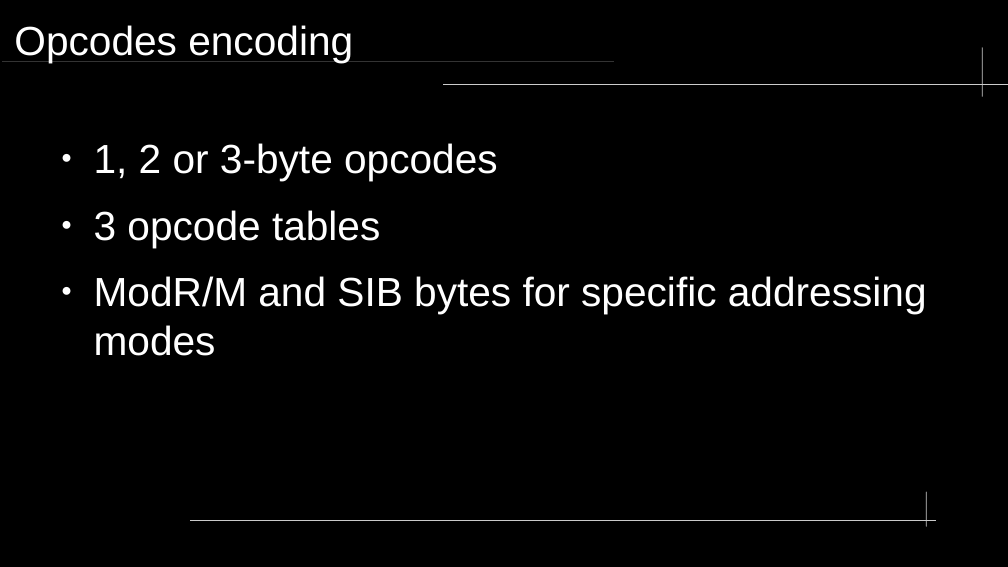
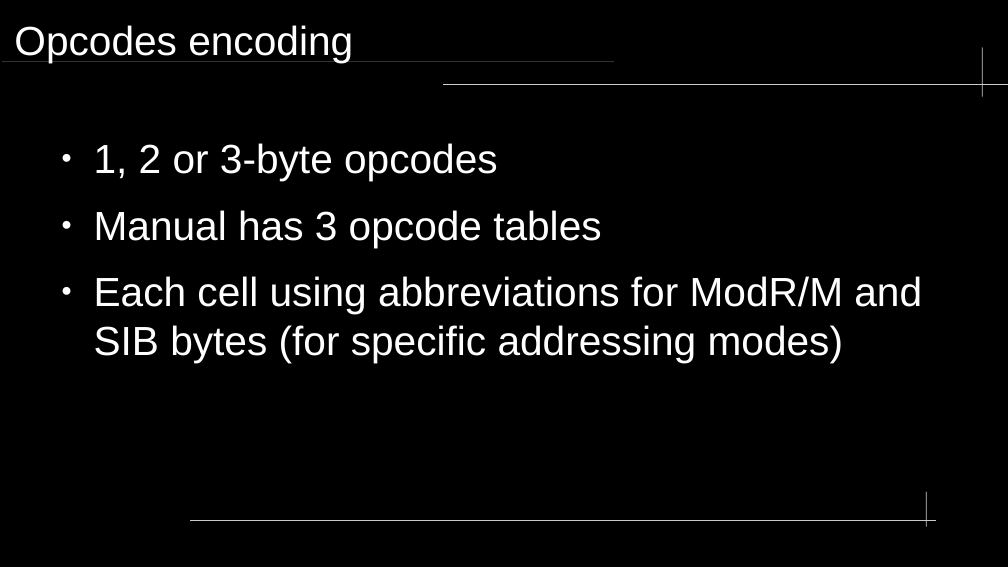
Before and after one commit to valkheim/transasm, a slide deck: slide 5 of slides/slides.odp (slide 4 before the commit). Drawn at 1008x567 pixels with LibreOffice and Linux fonts; fonts in the diff are those of the drawing. Boxes give left, top, right and bottom in pixels: in the first picture for what was removed or moved away, otherwise in the second. Text is boxed around its words. In the diff, an @@ line names an element or a change of style, - is before the commit and + after.

```diff
--- a/slides/slides.odp
+++ b/slides/slides.odp
@@ text at box(94, 210, 922, 363): text changed @@
-● 3 opcode tables
-● ModR/M and SIB bytes for specific addressing modes
+● Manual has 3 opcode tables
+● Each cell using abbreviations for ModR/M and SIB bytes (for specific addressing modes)
```
Also in this commit, not shown: 3 other slides changed, 2 slides added, 1 other file.
